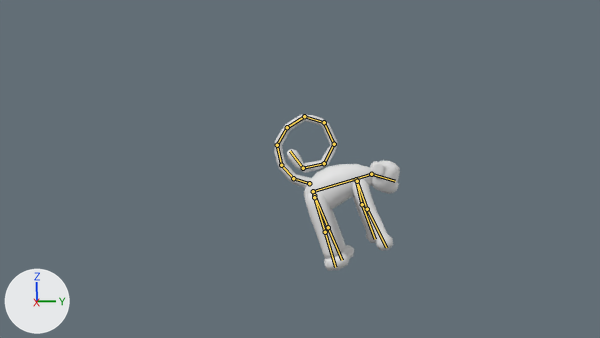
An edit to the Blender file DEVHUB/Blender/Monkey2.blend, drawn before and after from the same camera.
Both versions are drawn from the file's camera 'Camera'. Arrows for +X, +Y and +Z are at lower left; the lights stay in place. The first picture is the older version. Both versions are drawn at frame 0 of the action 'Fall'; the numbers are the values there. The bones that bend it are drawn over the model as lines.

Names of what the first picture shows: 'Body'.
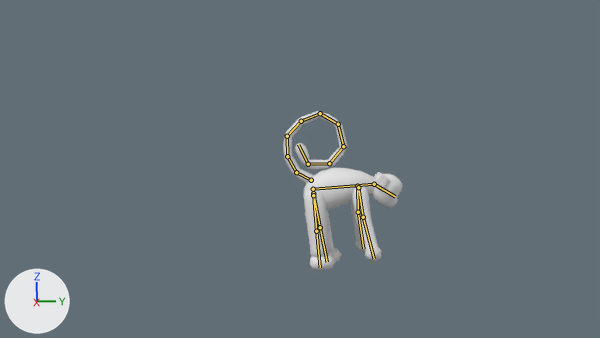
The change, as a list of edits to the scene's bpy script:
```text
Change bone_body:
    where bone_body = bpy.data.objects['Armature'].pose.bones['Body']
    bone_body.location: (0.0, -0.087, -0.065) -> (0.0, -0.091, -0.017)
    bone_body.rotation_quaternion: (0.983, 0.186, 0.0, 0.0) -> (0.997, 0.083, 0.0, 0.0)  # degrees (21, 0, 0) -> degrees (10, 0, 0)
Change bone_head:
    where bone_head = bpy.data.objects['Armature'].pose.bones['Head']  # child of 'Body'
    bone_head.rotation_quaternion: (0.955, -0.297, 0.0, 0.0) -> (0.946, -0.324, 0.0, 0.0)  # degrees (-35, 0, 0) -> degrees (-38, 0, 0)
```

Boxes [x1, y1, x2, y2] around the edits, measured in the pictures (600 x 338 px):
'Body', posed: before [274, 114, 400, 271]; after [283, 111, 402, 271]
bone 'Body', root to tip: before (313, 191) to (371, 174); after (313, 189) to (374, 184)
bone 'Head', root to tip: before (371, 174) to (395, 181); after (374, 184) to (395, 196)
